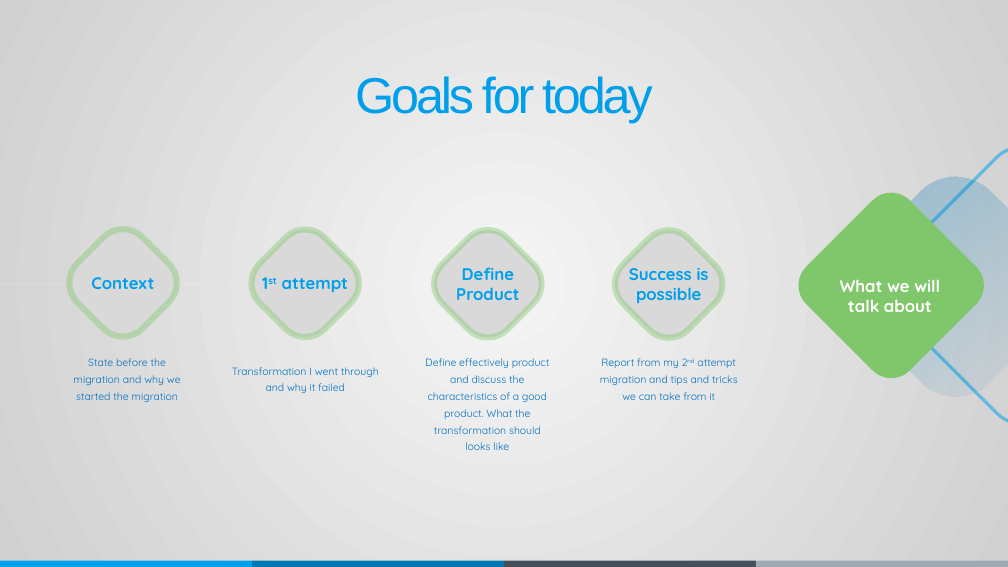
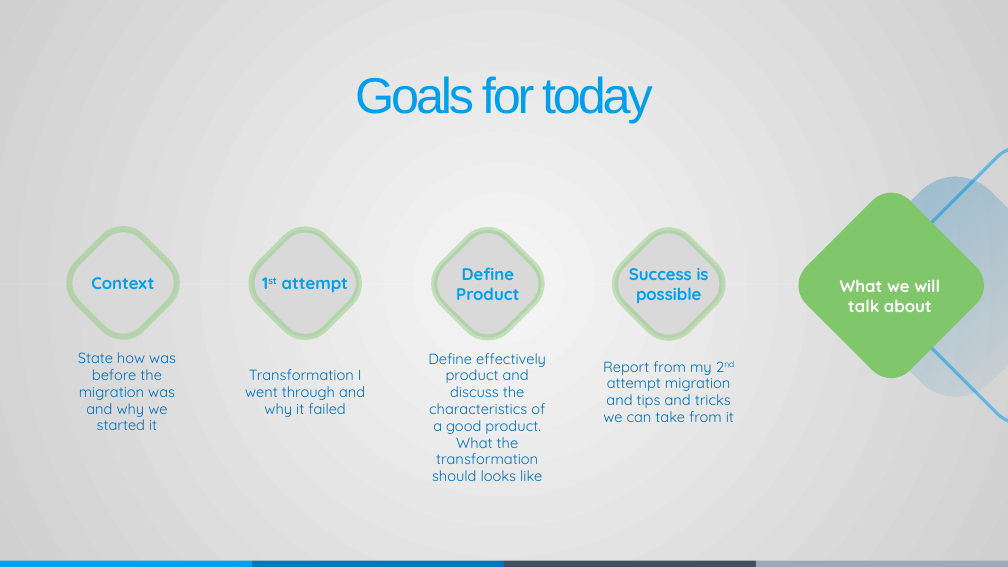
Before and after one commit to leonardo-s-mattos/presentations, a slide deck: slide 3 of Project to Product Paper AgileCamp NY 2019.pptx. Drawn at 1008x567 pixels with LibreOffice and Linux fonts; fonts in the diff are those of the drawing. Boxes give left, top, right and bottom in pixels: in the first picture for what was removed or moved away, otherwise in the second. Text is boxed around its words. In the diff, an @@ line names an element or a change of style, - is before the commit and + after.

```diff
--- a/Project to Product Paper AgileCamp NY 2019.pptx
+++ b/Project to Product Paper AgileCamp NY 2019.pptx
@@ text at (78, 352, 176, 430): text changed; size 10 to 14 pt @@
-State before the migration and why we started the migration
+State how was before the migration was and why we started it
@@ size 10 to 14 pt in 3 elements at (603, 361, 734, 422), (245, 369, 365, 417), (428, 353, 546, 481) @@
```
Also in this commit, not shown: 4 other slides changed, 3 other files.
